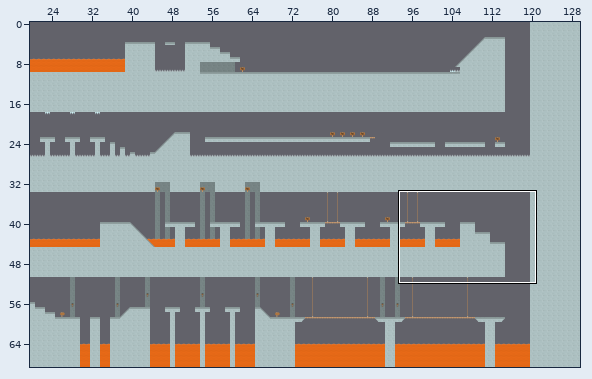
An edit to a level. Tiled map, arte/maps/castle1.tmx. Above: a wide view before the commit, with the close-up outlined.
Close-up. Old version:
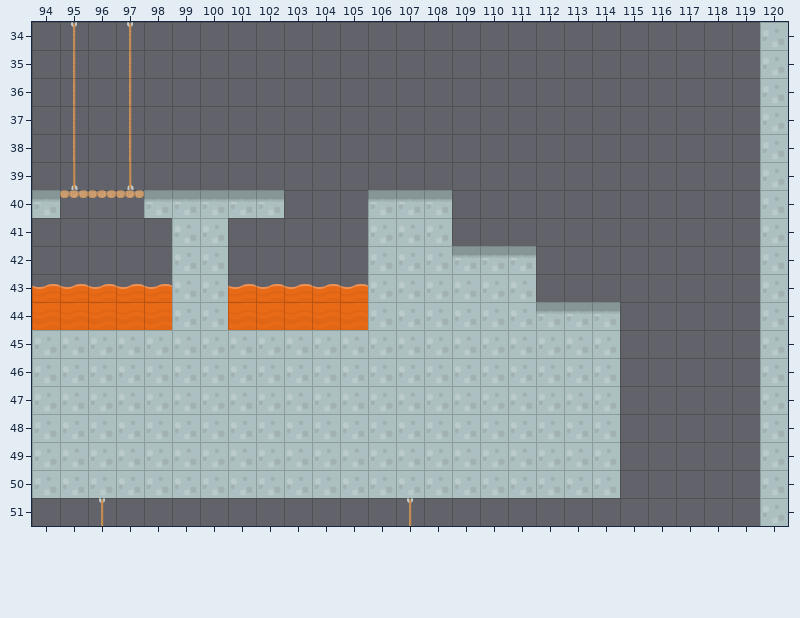
Cells are 64x64 px. Shown: x 94..120, y 34..51. The commit also changed other parts of the map, which this record leaves out.
New version:
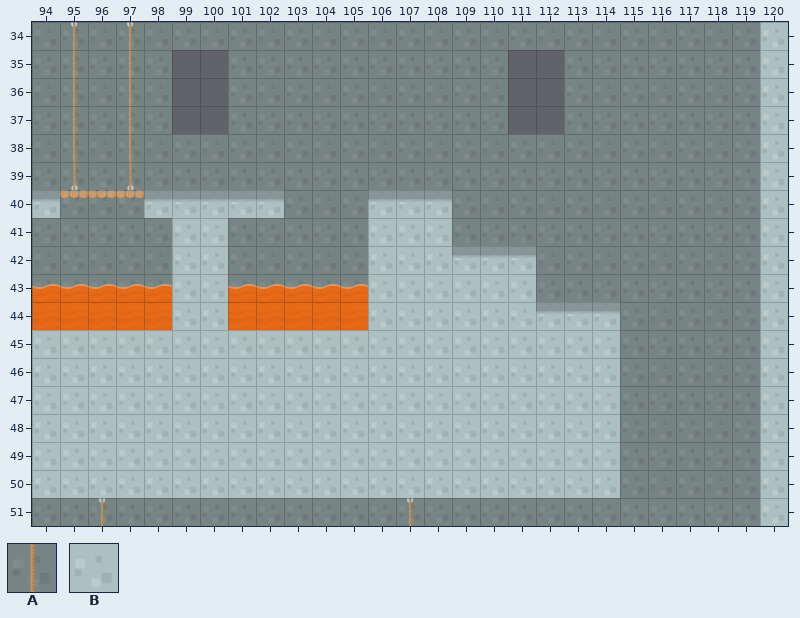
Key: from "tileset": A 0, B 51.
_ is an empty cell.
Tiles of an added or newly shown layer are drawn over the layers below it.
See-through tiles are keyed as they look on the map.
Diff:
{"where": "layer \"background\""}
{"y":34,"x":94,"old":"__________________________","new":"BBBBBBBBBBBBBBBBBBBBBBBBBB"}
{"y":35,"x":94,"old":"_____","new":"BBBBB"}
{"y":35,"x":101,"old":"__________","new":"BBBBBBBBBB"}
{"y":35,"x":113,"old":"_______","new":"BBBBBBB"}
{"y":36,"x":94,"old":"_____","new":"BBBBB"}
{"y":36,"x":101,"old":"__________","new":"BBBBBBBBBB"}
{"y":36,"x":113,"old":"_______","new":"BBBBBBB"}
{"y":37,"x":94,"old":"_____","new":"BBBBB"}
{"y":37,"x":101,"old":"__________","new":"BBBBBBBBBB"}
{"y":37,"x":113,"old":"_______","new":"BBBBBBB"}
{"y":38,"x":94,"old":"__________________________","new":"BBBBBBBBBBBBBBBBBBBBBBBBBB"}
{"y":39,"x":94,"old":"__________________________","new":"BBBBBBBBBBBBBBBBBBBBBBBBBB"}
{"y":40,"x":95,"old":"___","new":"BBB"}
{"y":40,"x":103,"old":"___","new":"BBB"}
{"y":40,"x":109,"old":"___________","new":"BBBBBBBBBBB"}
{"y":41,"x":94,"old":"_____","new":"BBBBB"}
{"y":41,"x":101,"old":"_____","new":"BBBBB"}
{"y":41,"x":109,"old":"___________","new":"BBBBBBBBBBB"}
{"y":42,"x":94,"old":"_____","new":"BBBBB"}
{"y":42,"x":101,"old":"_____","new":"BBBBB"}
{"y":42,"x":112,"old":"________","new":"BBBBBBBB"}
{"y":43,"x":94,"old":"_____","new":"BBBBB"}
{"y":43,"x":101,"old":"_____","new":"BBBBB"}
{"y":43,"x":112,"old":"________","new":"BBBBBBBB"}
{"y":44,"x":115,"old":"_____","new":"BBBBB"}
{"y":45,"x":115,"old":"_____","new":"BBBBB"}
{"y":46,"x":115,"old":"_____","new":"BBBBB"}
{"y":47,"x":115,"old":"_____","new":"BBBBB"}
{"y":48,"x":115,"old":"_____","new":"BBBBB"}
{"y":49,"x":115,"old":"_____","new":"BBBBB"}
{"y":50,"x":115,"old":"_____","new":"BBBBB"}
{"y":51,"x":94,"old":"__________________________","new":"BBBBBBBBBBBBBBBBBBBBBBBBBB"}
{"where": "layer \"shadow\" (added)"}
{"y":34,"x":94,"old":"__________________________","new":"AAAAAAAAAAAAAAAAAAAAAAAAAA"}
{"y":35,"x":94,"old":"_____","new":"AAAAA"}
{"y":35,"x":101,"old":"__________","new":"AAAAAAAAAA"}
{"y":35,"x":113,"old":"_______","new":"AAAAAAA"}
{"y":36,"x":94,"old":"_____","new":"AAAAA"}
{"y":36,"x":101,"old":"__________","new":"AAAAAAAAAA"}
{"y":36,"x":113,"old":"_______","new":"AAAAAAA"}
{"y":37,"x":94,"old":"_____","new":"AAAAA"}
{"y":37,"x":101,"old":"__________","new":"AAAAAAAAAA"}
{"y":37,"x":113,"old":"_______","new":"AAAAAAA"}
{"y":38,"x":94,"old":"__________________________","new":"AAAAAAAAAAAAAAAAAAAAAAAAAA"}
{"y":39,"x":94,"old":"__________________________","new":"AAAAAAAAAAAAAAAAAAAAAAAAAA"}
{"y":40,"x":95,"old":"___","new":"AAA"}
{"y":40,"x":103,"old":"___","new":"AAA"}
{"y":40,"x":109,"old":"___________","new":"AAAAAAAAAAA"}
{"y":41,"x":94,"old":"_____","new":"AAAAA"}
{"y":41,"x":101,"old":"_____","new":"AAAAA"}
{"y":41,"x":109,"old":"___________","new":"AAAAAAAAAAA"}
{"y":42,"x":94,"old":"_____","new":"AAAAA"}
{"y":42,"x":101,"old":"_____","new":"AAAAA"}
{"y":42,"x":112,"old":"________","new":"AAAAAAAA"}
{"y":43,"x":94,"old":"_____","new":"AAAAA"}
{"y":43,"x":101,"old":"_____","new":"AAAAA"}
{"y":43,"x":112,"old":"________","new":"AAAAAAAA"}
{"y":44,"x":115,"old":"_____","new":"AAAAA"}
{"y":45,"x":115,"old":"_____","new":"AAAAA"}
{"y":46,"x":115,"old":"_____","new":"AAAAA"}
{"y":47,"x":115,"old":"_____","new":"AAAAA"}
{"y":48,"x":115,"old":"_____","new":"AAAAA"}
{"y":49,"x":115,"old":"_____","new":"AAAAA"}
{"y":50,"x":115,"old":"_____","new":"AAAAA"}
{"y":51,"x":94,"old":"__________________________","new":"AAAAAAAAAAAAAAAAAAAAAAAAAA"}
